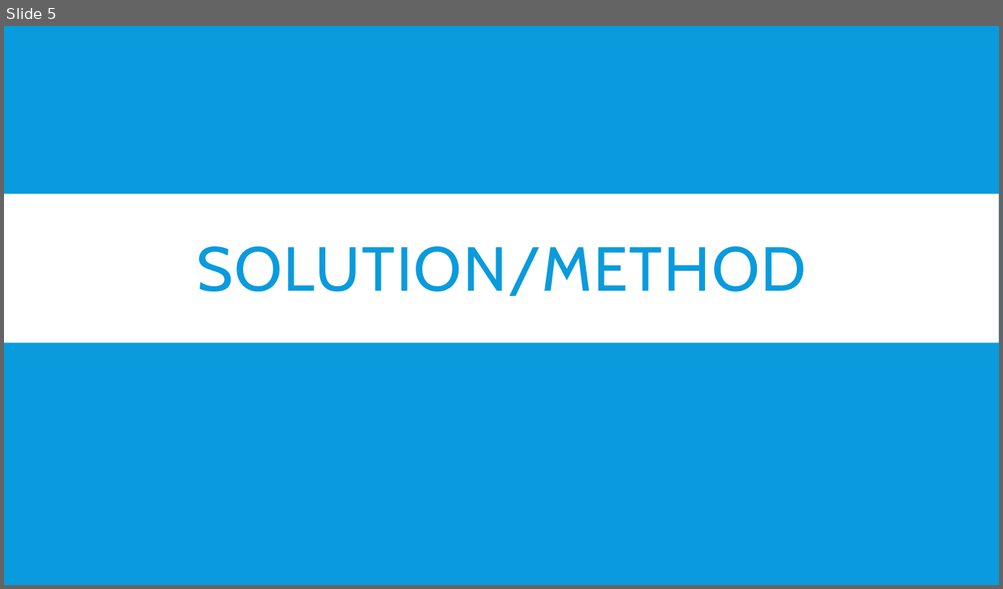
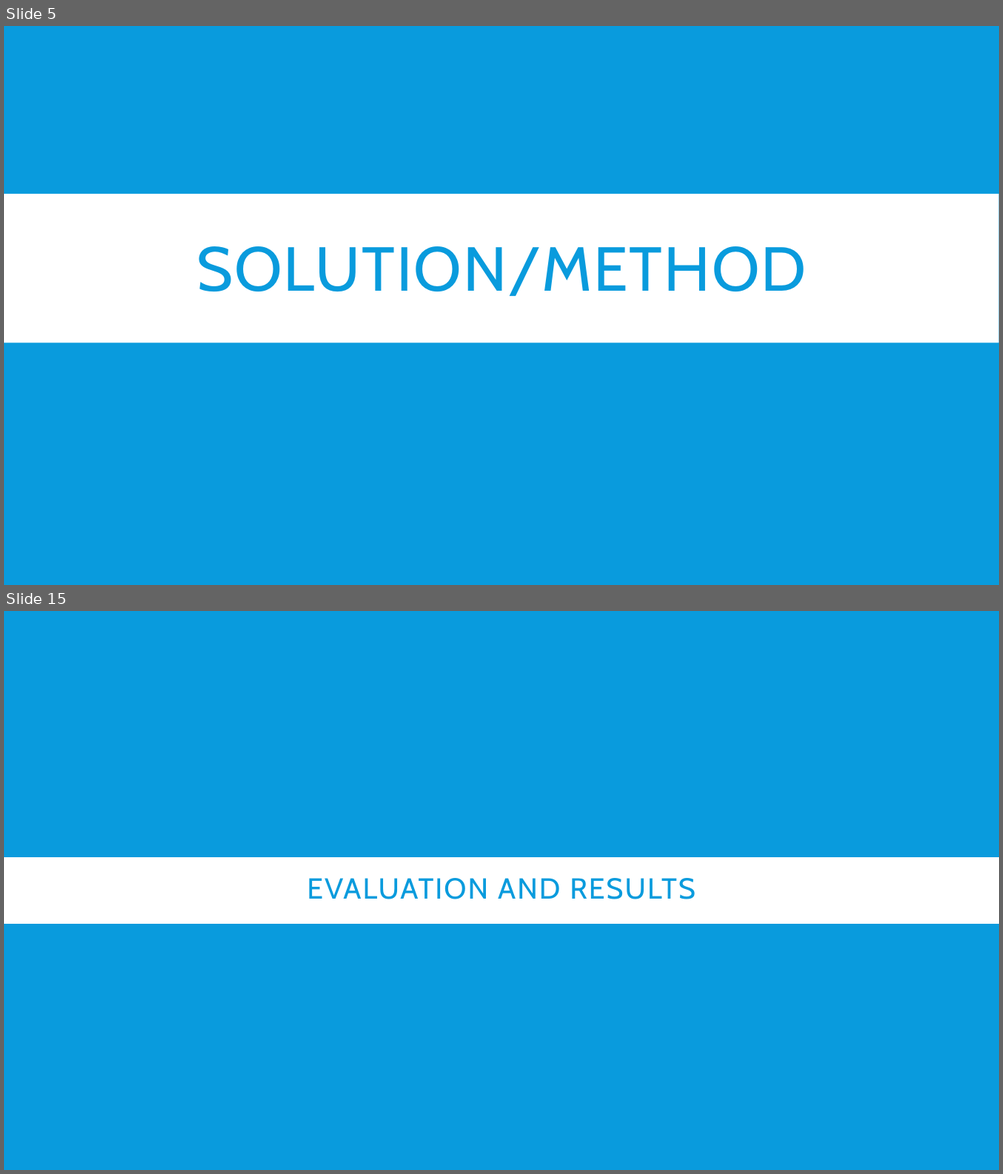
Before and after one commit to mitresh95/ImpactOfCrimeOnHousing, a slide deck: Presentation.pptx. Shown one above the other, each under a label of ours: slide 5 before the commit, slides 5 and 15 after it; the slides between them are not shown. The pictures are 1003x589 and 1003x1174 pixels, drawn with LibreOffice and Linux fonts; fonts in the diff are those of the drawing. Boxes give left, top, right and bottom in pixels: in the first picture for what was removed or moved away, otherwise in the second. Text is boxed around its words. In the diff, an @@ line names an element or a change of style, - is before the commit and + after.

```diff
--- a/Presentation.pptx
+++ b/Presentation.pptx
@@ slide 15 added at (4, 611, 999, 1170), background #099BDD @@
@@ rectangle added at (4, 625, 999, 760), fill #FFFFFF @@
@@ rectangle added at (4, 611, 999, 1170), fill #099BDD @@
@@ rectangle added at (4, 779, 999, 928), fill #FFFFFF @@
@@ rectangle added at (4, 857, 999, 923), fill #FFFFFF @@
@@ title added at (307, 878, 695, 900), 28 pt, text #099BDD @@
+EVALUATION AND RESULTS
```
Also in this commit, not shown: 10 other slides added.
